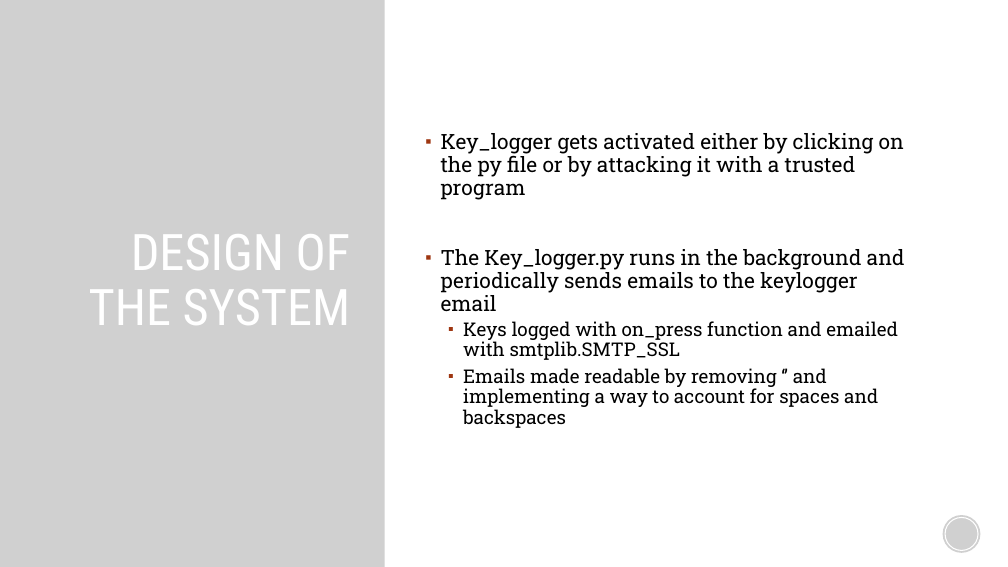
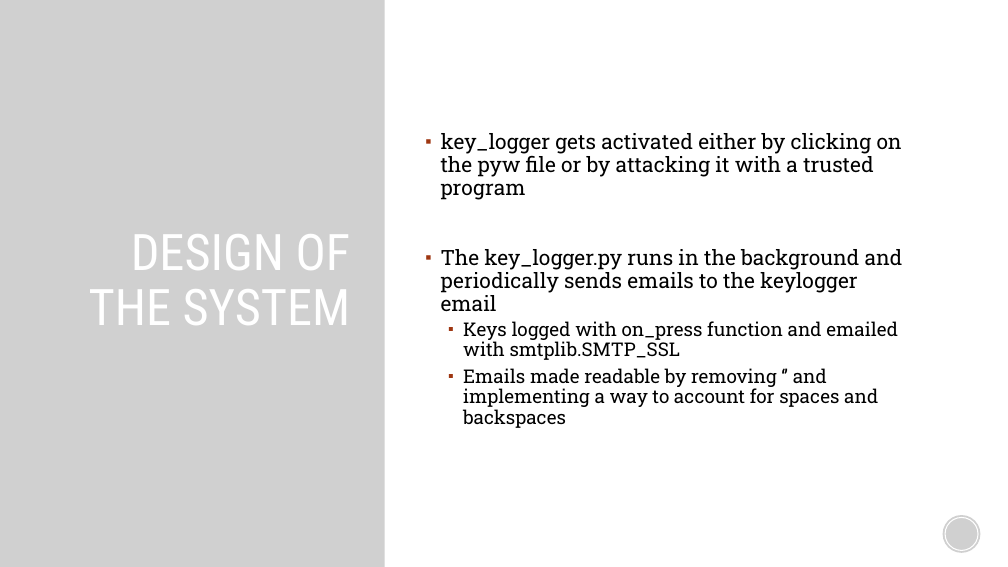
Before and after one commit to TeamDSLP/Pylogger, a slide deck: slide 5 of Project Presentation.pptx. Drawn at 1008x567 pixels with LibreOffice and Linux fonts; fonts in the diff are those of the drawing; grey boxes stand for pictures; background and template pictures are left out. Boxes give left, top, right and bottom in pixels: in the first picture for what was removed or moved away, otherwise in the second. Text is boxed around its words. In the diff, an @@ line names an element or a change of style, - is before the commit and + after.

```diff
--- a/Project Presentation.pptx
+++ b/Project Presentation.pptx
@@ text at (441,133,903,312): text changed @@
-▪ Key_logger gets activated either by clicking on the py file or by attacking it with a trusted program
-▪ The Key_logger.py runs in the background and periodically sends emails to the keylogger email
+▪ key_logger gets activated either by clicking on the pyw file or by attacking it with a trusted program
+▪ The key_logger.py runs in the background and periodically sends emails to the keylogger email
```
Also in this commit, not shown: 5 other slides changed.
